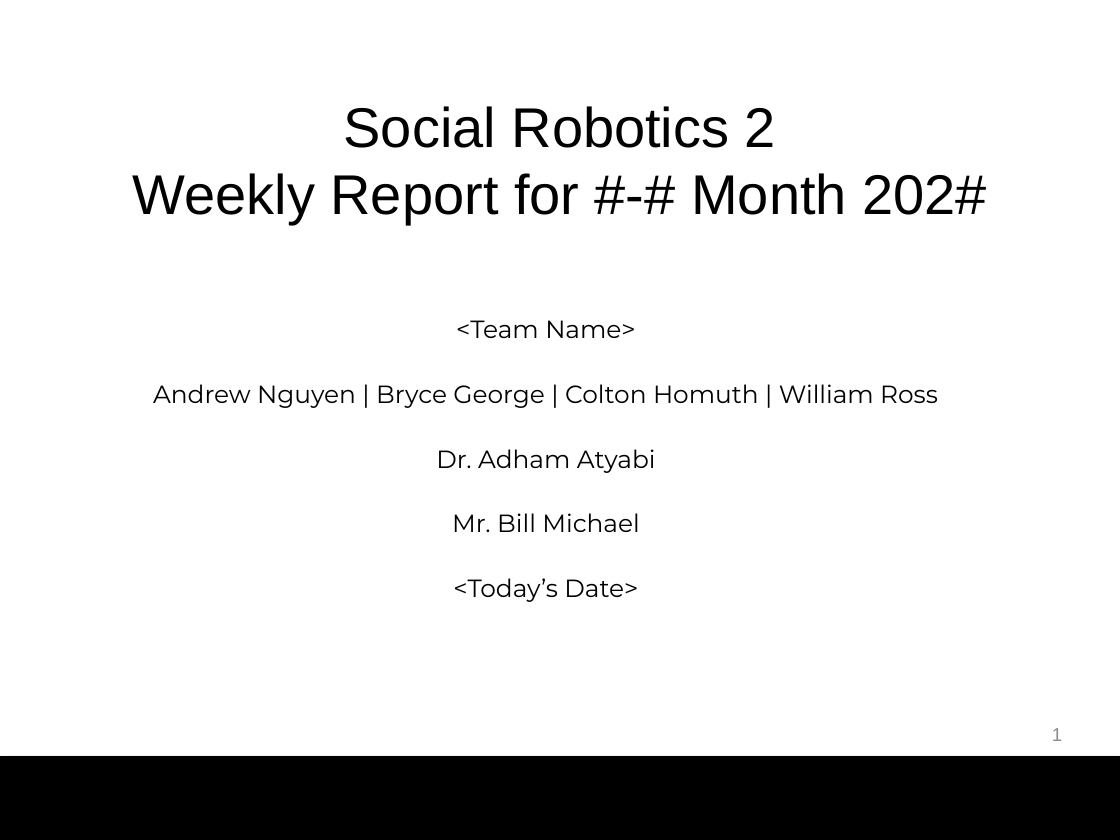
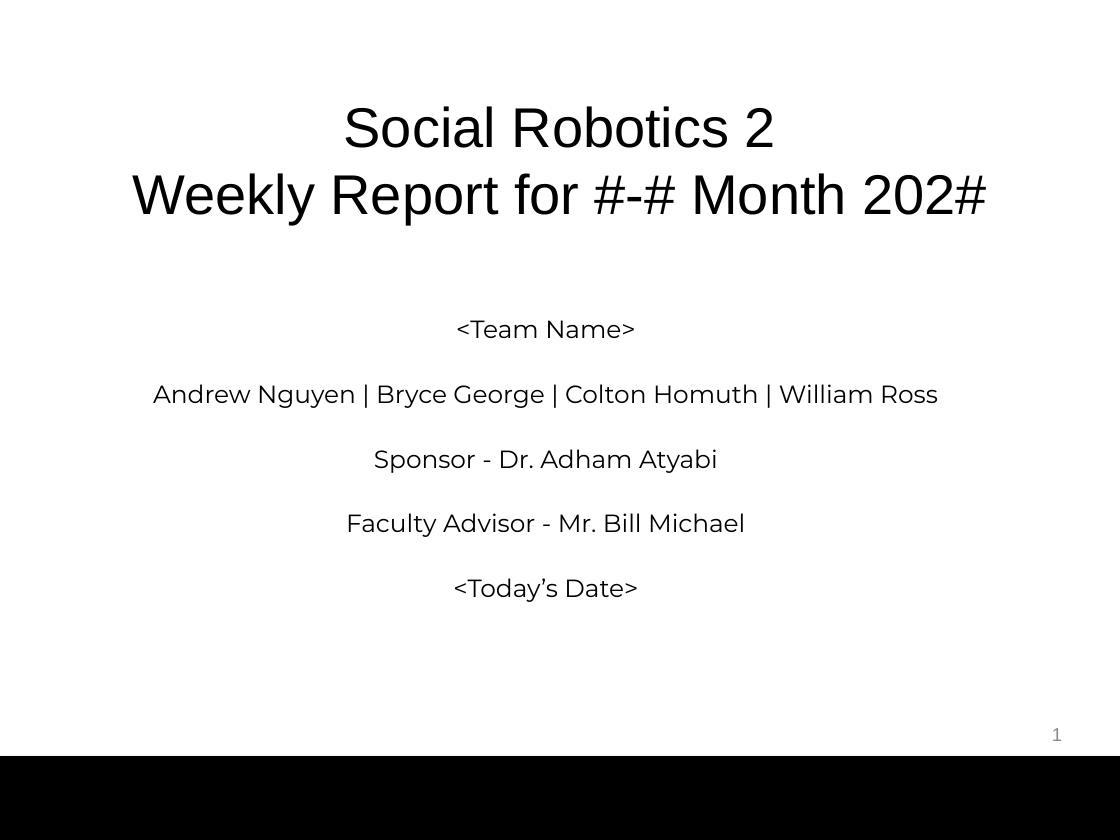
Before and after one commit to bg719/UCCS-Social-Robotics, a slide deck: slide 1 of docs/WeeklyUpdates/WeeklyUpdateTemplate.pptx. Drawn at 1120x840 pixels with LibreOffice and Linux fonts; fonts in the diff are those of the drawing; background and template pictures are left out. Boxes give left, top, right and bottom in pixels: in the first picture for what was removed or moved away, otherwise in the second. Text is boxed around its words. In the diff, an @@ line names an element or a change of style, - is before the commit and + after.

```diff
--- a/docs/WeeklyUpdates/WeeklyUpdateTemplate.pptx
+++ b/docs/WeeklyUpdates/WeeklyUpdateTemplate.pptx
@@ text at box(346, 449, 745, 537): text changed @@
-Dr. Adham Atyabi
-Mr. Bill Michael
+Sponsor - Dr. Adham Atyabi
+Faculty Advisor - Mr. Bill Michael
```
Also in this commit, not shown: 1 other file.
